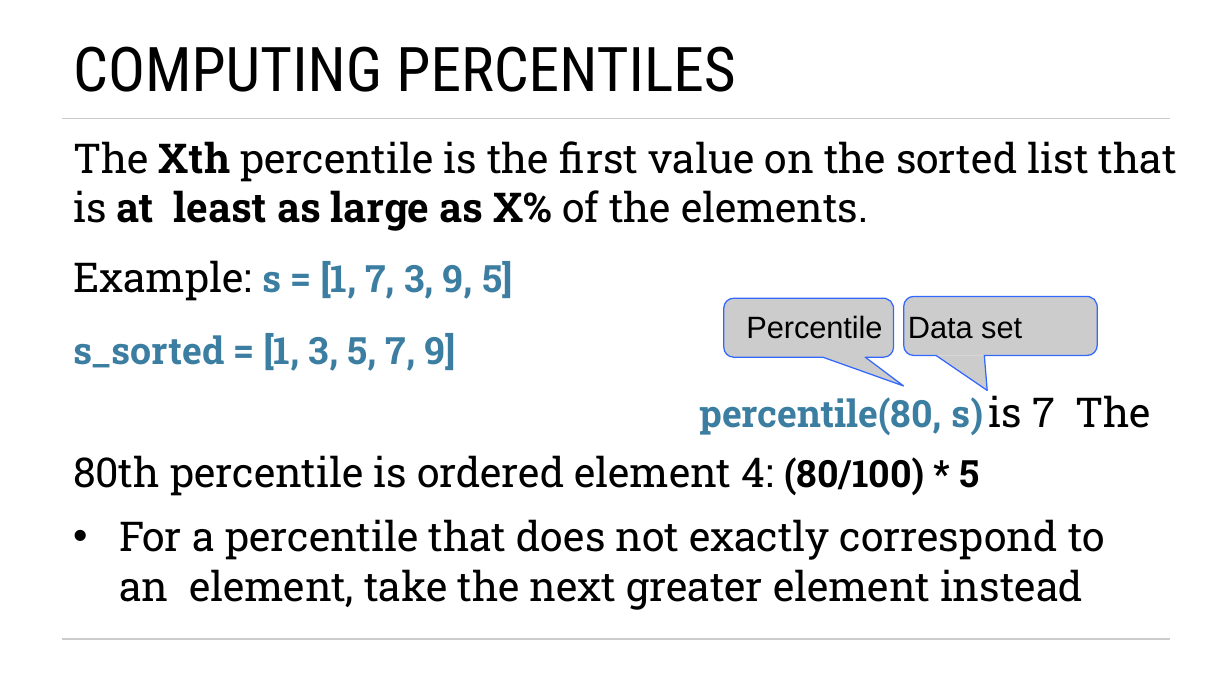
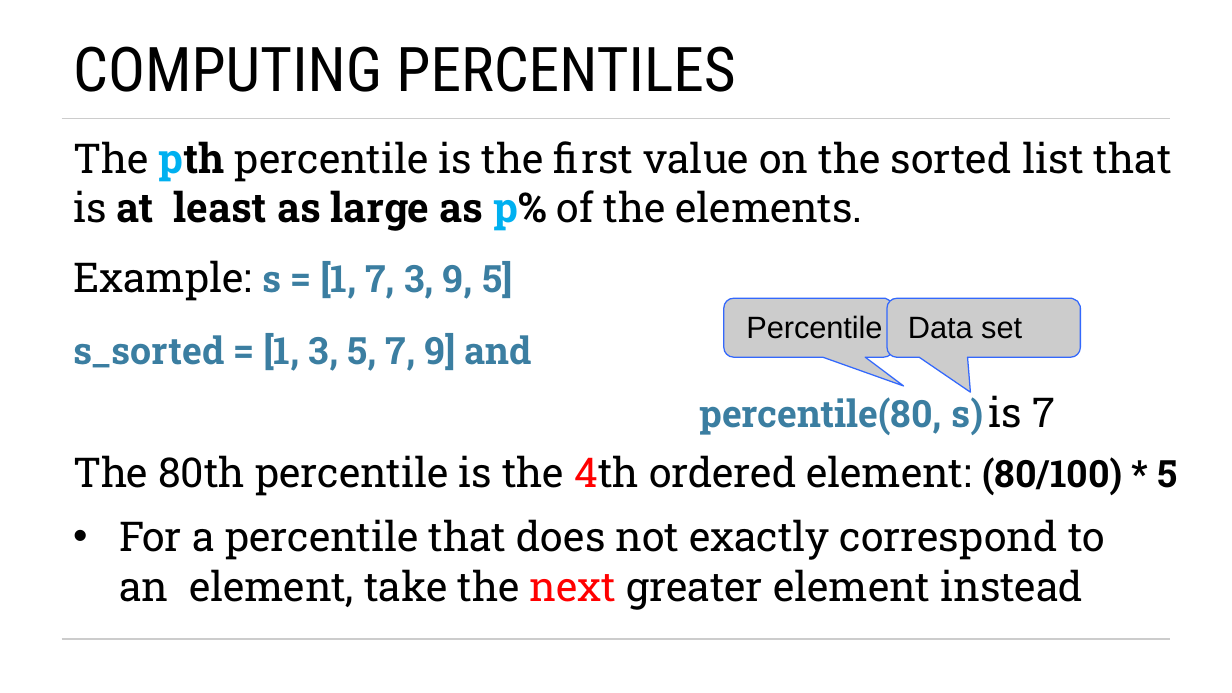
Before and after one commit to blprickett/current-Ling190D, a slide deck: slide 4 of module7/7-slides.pptx. Drawn at 1232x693 pixels with LibreOffice and Linux fonts; fonts in the diff are those of the drawing. Boxes give left, top, right and bottom in pixels: in the first picture for what was removed or moved away, otherwise in the second. Text is boxed around its words. In the diff, an @@ line names an element or a change of style, - is before the commit and + after.

```diff
--- a/module7/7-slides.pptx
+++ b/module7/7-slides.pptx
@@ text at [73,141,1172,231]: text changed @@
-The Xth percentile is the first value on the sorted list that is at least as large as X% of the elements.
+The pth percentile is the first value on the sorted list that is at least as large as p% of the elements.
@@ freeform shape: place and size @@
-freeform shape at [904,297,1098,391]
+freeform shape at [887,298,1080,392]
@@ freeform shape: place and size @@
-freeform shape at [904,297,1098,391]
+freeform shape at [887,298,1080,392]
@@ text at [73,333,1178,496]: text changed @@
-s_sorted = [1, 3, 5, 7, 9]
-percentile(80, s) is 7 The 80th percentile is ordered element 4: (80/100) * 5
+s_sorted = [1, 3, 5, 7, 9] and
+percentile(80, s) is 7 The 80th percentile is the 4th ordered element: (80/100) * 5
@@ text at [119,519,1104,610]: text colour #000000 to #FF0000 in "next" @@
```
Also in this commit, not shown: 2 other slides changed.
